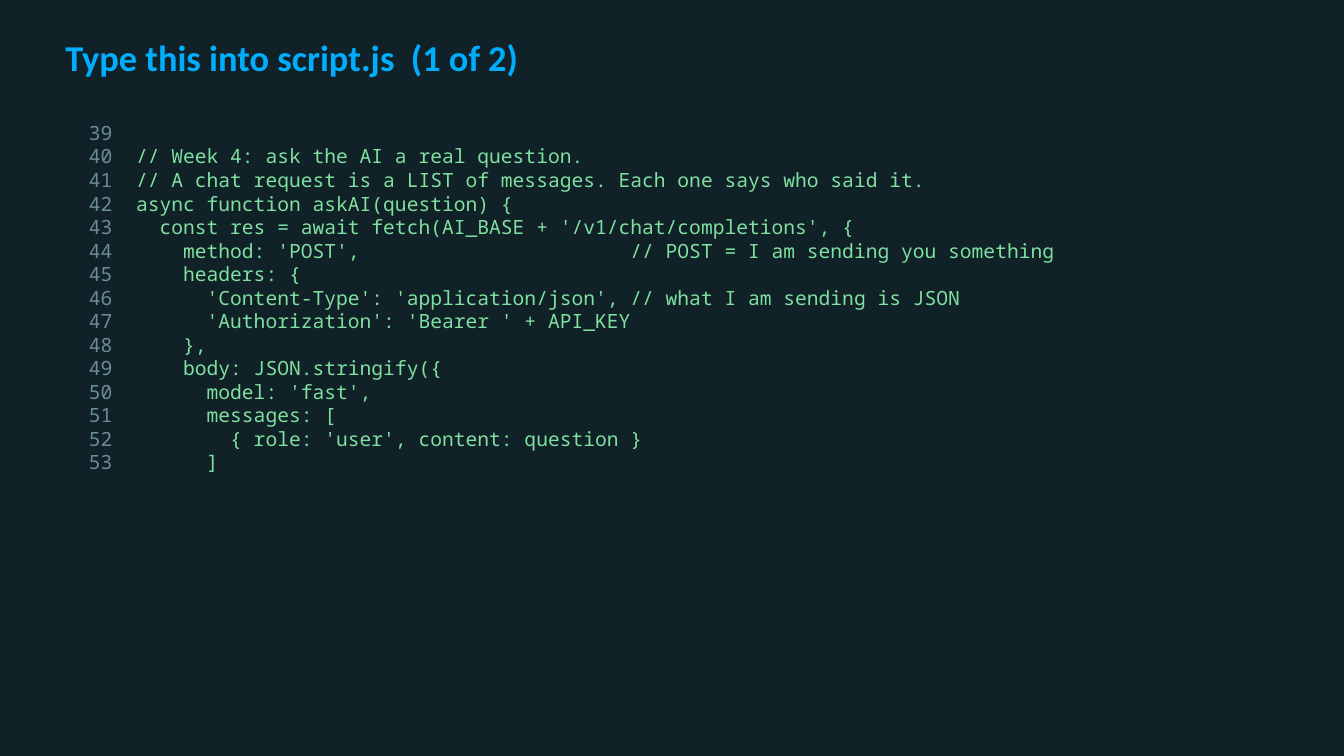
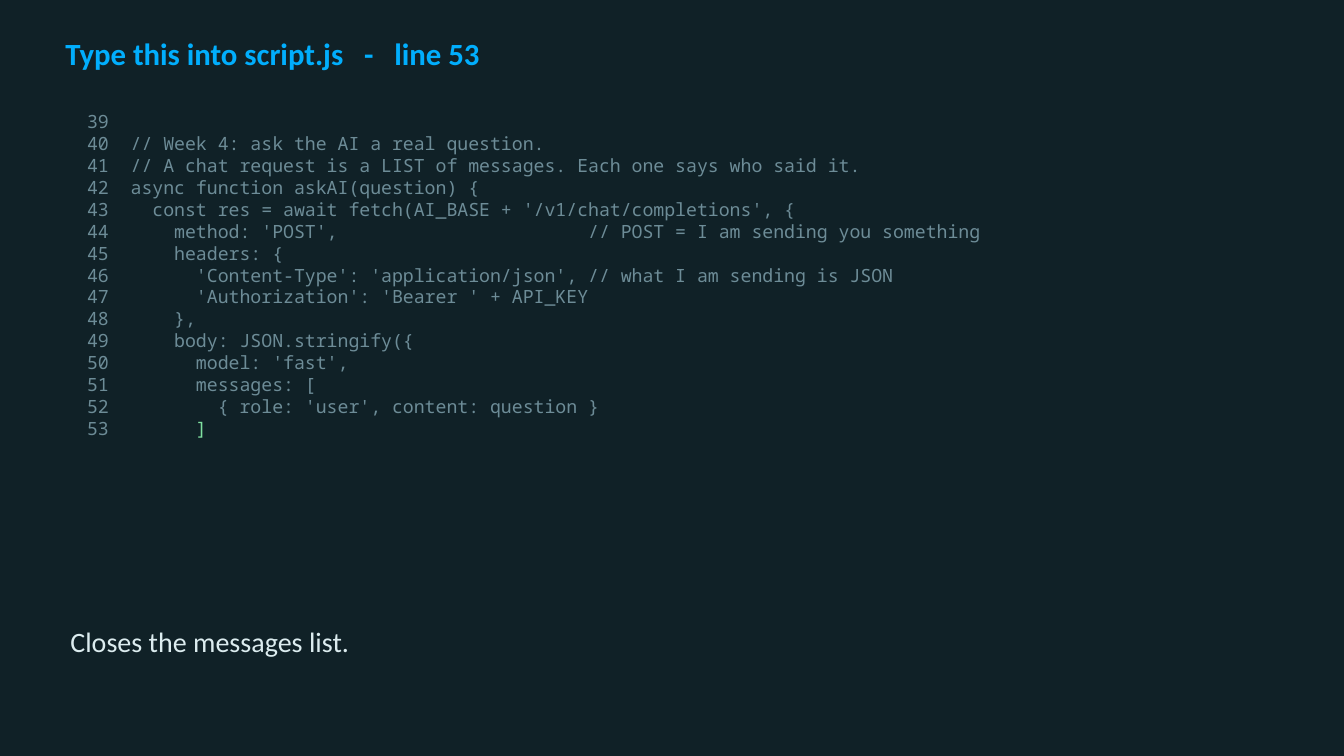
Before and after one commit to utgapps/utgapps.github.io, a slide deck: slide 19 of ai101/slides/week-04.pptx (slide 5 before the commit). Drawn at 1344x756 pixels with LibreOffice and Linux fonts; fonts in the diff are those of the drawing. Boxes give left, top, right and bottom in pixels: in the first picture for what was removed or moved away, otherwise in the second. Text is boxed around its words. In the diff, an @@ line names an element or a change of style, - is before the commit and + after.

```diff
--- a/ai101/slides/week-04.pptx
+++ b/ai101/slides/week-04.pptx
@@ text at [65,43,479,70]: text changed; size 26 to 22 pt @@
-Type this into script.js (1 of 2)
+Type this into script.js - line 53
@@ text "39": place and size @@
-text "39" at [89,126,1054,451]
+text "39" at [87,115,980,417]
@@ text "39" at [87,115,980,417]: size 14 to 13 pt, text colour #7FE0A0 to #6D8C97 @@
@@ text added at [70,632,349,657], 20 pt, text #DCECEF @@
+Closes the messages list.
```
Also in this commit, not shown: 2 other slides changed, 26 slides added, 1 slide removed, 31 other files.
